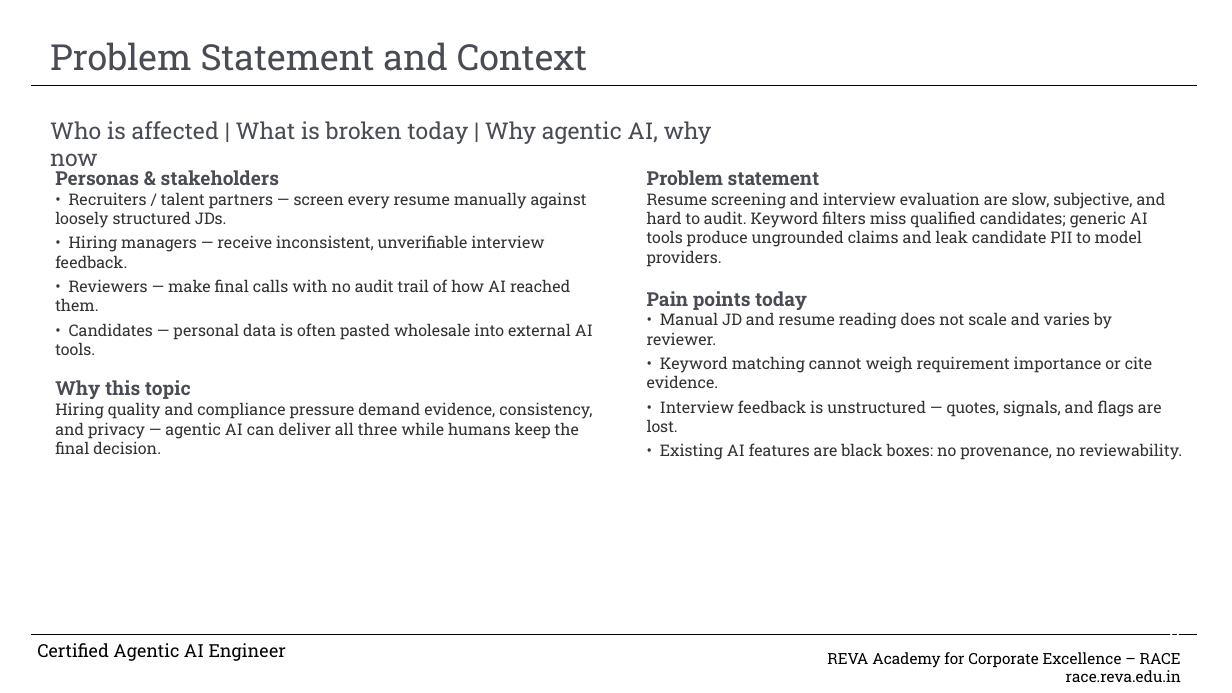
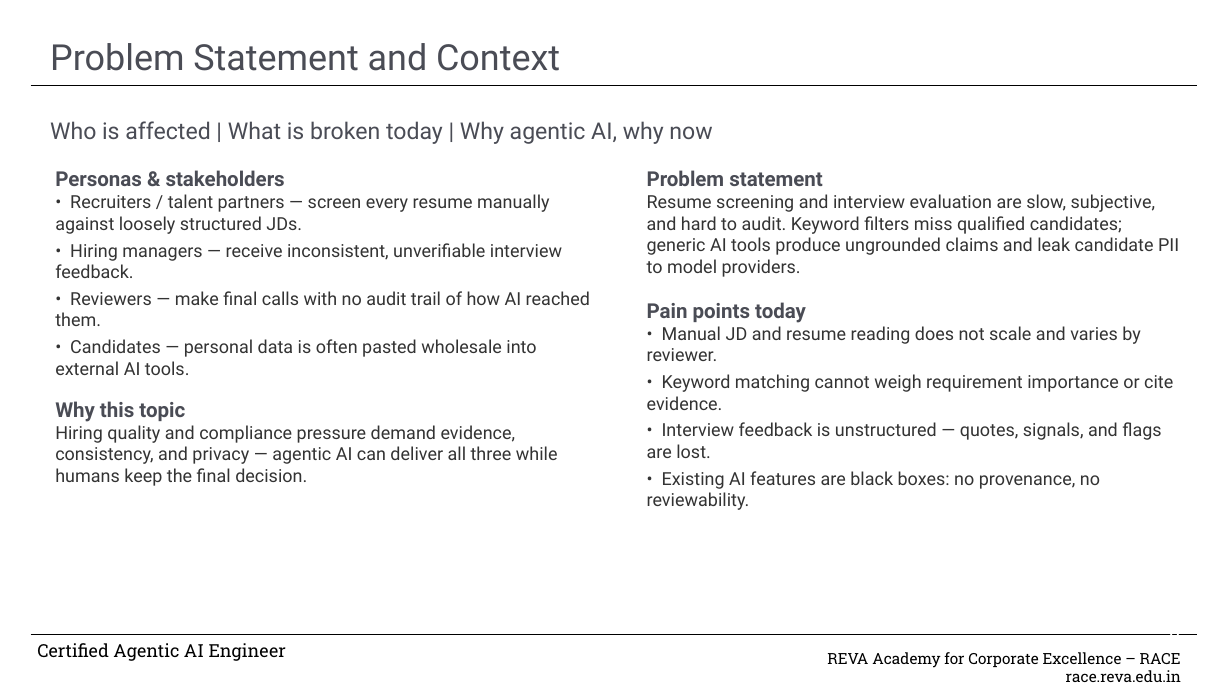
Before and after one commit to adaptiverajat/hire-lens, a slide deck: slide 3 of documentation/HireLens_Capstone_Final_Submission.pptx. Drawn at 1232x693 pixels with LibreOffice and Linux fonts; fonts in the diff are those of the drawing; background and template pictures are left out. Boxes give left, top, right and bottom in pixels: in the first picture for what was removed or moved away, otherwise in the second. Text is boxed around its words. In the diff, an @@ line names an element or a change of style, - is before the commit and + after.

Commit message:
Changed font on PPT and updated card top margin by 20px

```diff
--- a/documentation/HireLens_Capstone_Final_Submission.pptx
+++ b/documentation/HireLens_Capstone_Final_Submission.pptx
@@ title "Problem Statement and Context" at box(50, 43, 560, 71): font Roboto Slab to Roboto @@
@@ text "Who is affected | What ..." at box(50, 121, 712, 144): font Roboto Slab to Roboto @@
@@ text "Personas & stakeholders" at box(55, 170, 590, 486): size 15 to 16 pt in "Personas & stakeholders", "Why this topic"; font Roboto Slab to Roboto, size 12.5 to 14 pt @@
@@ text "Problem statement" at box(647, 170, 1179, 510): size 15 to 16 pt in "Problem statement", "Pain points today"; font Roboto Slab to Roboto, size 12.5 to 14 pt @@
```
Also in this commit, not shown: 9 other slides changed, 1 other file.
